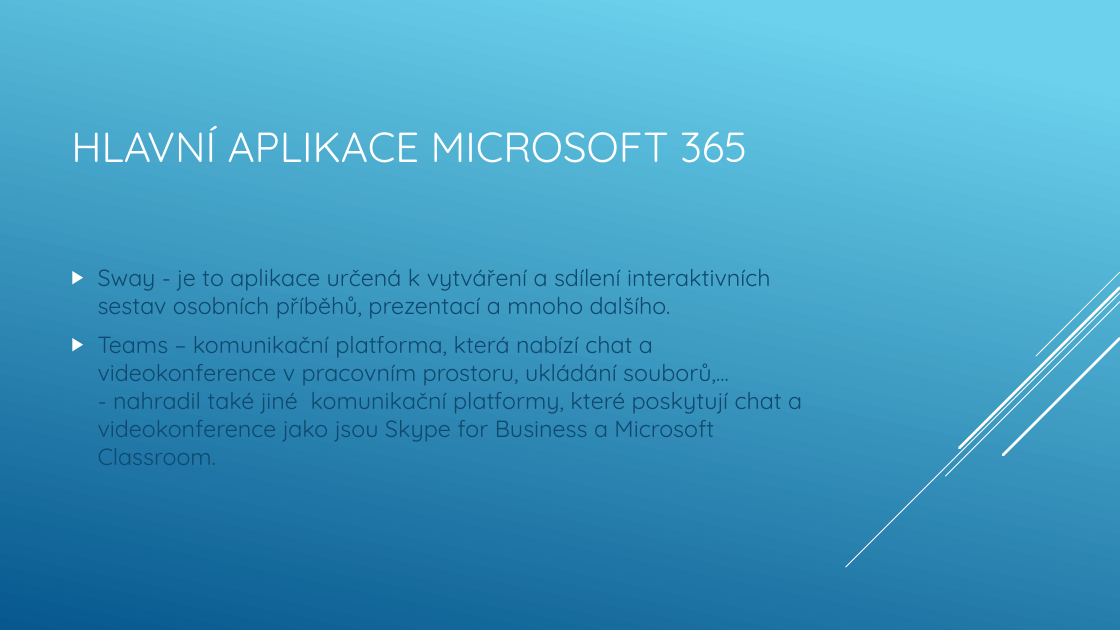
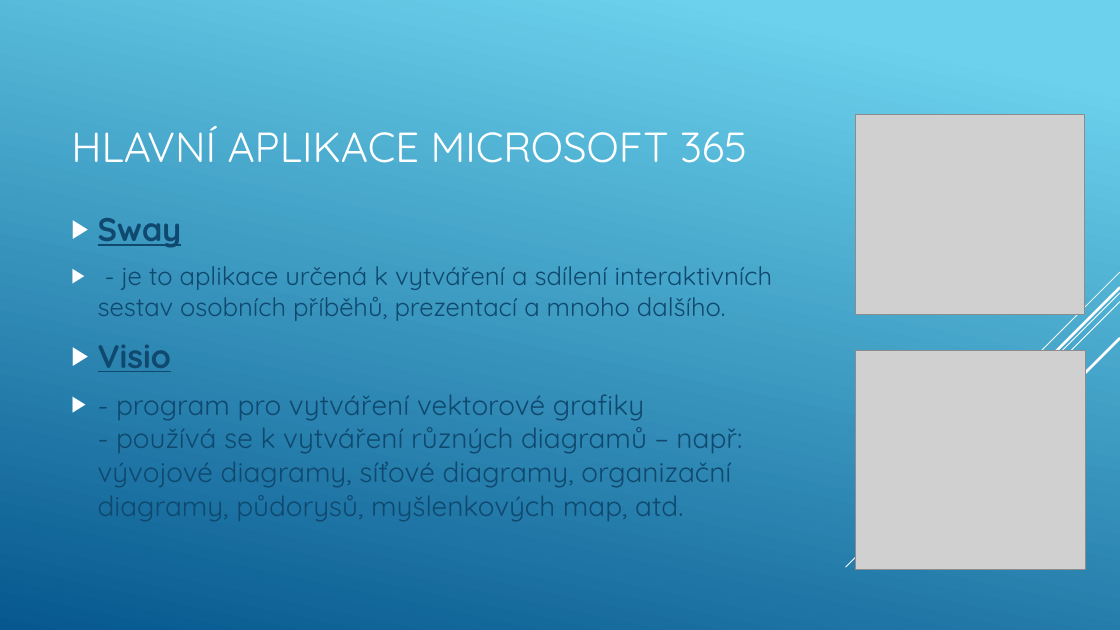
Before and after one commit to machacekadam/Office-365-a-jeho-mo-nosti, a slide deck: slide 13 of Machacek.pptx. Drawn at 1120x630 pixels with LibreOffice and Linux fonts; fonts in the diff are those of the drawing; grey boxes stand for pictures. Boxes give left, top, right and bottom in pixels: in the first picture for what was removed or moved away, otherwise in the second. Text is boxed around its words. In the diff, an @@ line names an element or a change of style, - is before the commit and + after.

```diff
--- a/Machacek.pptx
+++ b/Machacek.pptx
@@ picture added at (856,115,1086,315) @@
@@ text at (98,218,773,521): text changed; size 20 to 24 pt @@
-▶ Sway - je to aplikace určená k vytváření a sdílení interaktivních sestav osobních příběhů, prezentací a mnoho dalšího.
-▶ Teams – komunikační platforma, která nabízí chat a videokonference v pracovním prostoru, ukládání souborů,...
-  - nahradil také jiné komunikační platformy, které poskytují chat a videokonference jako jsou Skype for Business a Microsoft Classroom.
+▶ Sway
+▶ - je to aplikace určená k vytváření a sdílení interaktivních sestav osobních příběhů, prezentací a mnoho dalšího.
+▶ Visio
+▶ - program pro vytváření vektorové grafiky
+  - používá se k vytváření různých diagramů – např: vývojové diagramy, síťové diagramy, organizační diagramy, půdorysů, myšlenkových map, atd.
@@ picture added at (856,350,1086,570) @@
```
Also in this commit, not shown: 4 other slides changed, 8 slides added, 2 slides removed.
